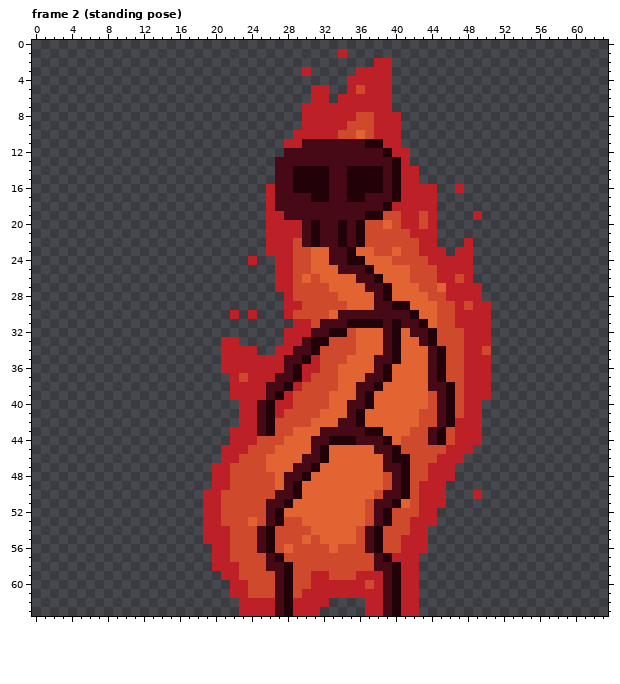
Two states of a pixel-art file, spriteAseprite/persoPrincipal.aseprite. That is the earlier state.
64x64 pixels, 38 frames. Shown: frame 2 (standing pose). The commit also changed other frames, which this record leaves out.
After the commit:
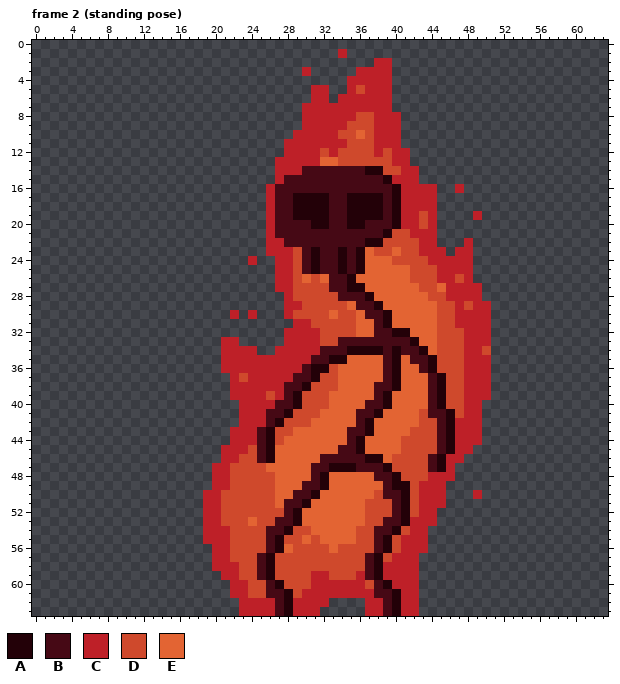
Palette (. is transparent): A #230108  B #460915  C #be2028  D #cf492c  E #e36433
The exact change:
Frame 2 (standing pose), layer "silhouette":
y 11: x 30..38 BBBBBBBAA -> CCCCCDDDC
y 12: x 28..39 BBBBBBBBBBBA -> CCCCDCDDDDCD
y 13: x 27..40 BBBBBBBBBBBBBA -> CCCCCEEDDDDDDC
y 14: x 27..32 BBAAAA -> CCCBBB; x 35..36 AA -> BB; x 39..40 BA -> DD
y 15: x 27 B -> C; x 29..32 AAAA -> BBBB; x 35..40 AAAABA -> BBBBAC
y 16: x 29..32 AAAA -> BBBB; x 35..38 AAAA -> BBBB
y 17: x 29..30 BB -> AA; x 37..38 BB -> AA
y 18: x 29..32 BBBB -> AAAA; x 35..40 BBBBAC -> AAAABA
y 19: x 27 C -> B; x 29..32 BBBB -> AAAA; x 35..36 BB -> AA; x 39..40 DD -> BA
y 20: x 27..29 CCC -> BBB; x 32 B -> A; x 34..35 AB -> BA; x 37..40 DDED -> BBBA
y 21: x 27..29 CCC -> BBB; x 31 A -> B; x 34 A -> B; x 36..39 ADDD -> BBBA
y 22: x 28..29 CD -> BB; x 31 A -> B; x 34 A -> B; x 36..38 ADD -> BAA
y 23: x 30..32 DEE -> BAB; x 34..36 BAE -> ABA
y 24: x 30..32 DEE -> BAB; x 34..35 BA -> AB
y 25: x 30..34 DEEEB -> BABBA; x 36..37 BA -> AE
y 26: x 33..38 EEEBBA -> BBAEEE
y 27: x 33..39 EEEEBBA -> BBAAEEE
y 28: x 34..39 EEEEBA -> BBBAEE
y 29: x 36..41 EEBBAA -> BBAEEE
y 30: x 34..36 BBB -> DDE; x 39..42 BBBA -> AEEE
y 31: x 32..43 BBBAAAABABBA -> DDDDEEBAEEEE
y 32: x 31..34 BBAA -> CDDD; x 38 E -> B; x 41..44 EBBA -> AEEE
y 33: x 30..32 BAA -> CCD; x 34..38 DDEEE -> BBBBB; x 40..44 AEEBA -> BBAEE
y 34: x 29..38 BBADDDDEEE -> CCCBBBAAAA; x 41..45 EEEBA -> BBAED
y 35: x 28..34 BBACDDD -> CCCBBAA; x 38 B -> E; x 42..45 EEBA -> BBAD
y 36: x 28..32 BACCD -> CCBAA; x 38..40 BAE -> EBA; x 43..45 EBA -> BAD
y 37: x 27..31 BBACD -> CCBBA; x 37..40 BBAE -> EEBA
y 38: x 26..30 BBACD -> CCBBA; x 36..40 BBAEE -> EEBBA; x 45..46 BA -> AD
y 39: x 26..29 BACD -> DCBA; x 36..39 BAEE -> EEBA; x 44..46 DBA -> BAD
y 40: x 25..29 BACCD -> CCBBA; x 35..39 BBAEE -> EEBBA; x 44..46 DBA -> BAD
y 41: x 25..28 BACD -> CBBA; x 35..38 BAEE -> EBBA; x 44 D -> B
y 42: x 25..27 BAD -> CBA; x 34..37 BBAE -> EEBA
y 43: x 32..34 BBB -> EEE; x 38 A -> E; x 44..46 BAD -> DBA
y 44: x 25..26 DD -> BA; x 31..39 BBAAABBBA -> EEEEBAEEE; x 44..46 BAD -> DBA
y 45: x 25..26 DD -> BA; x 31..32 BA -> EE; x 34..36 EEE -> BBA; x 38..40 BBA -> EEE; x 45..46 DC -> BA
y 46: x 25..26 DE -> BA; x 30..41 BBAEEEEEEBAA -> EEBBBBBAAEDD; x 44..45 DC -> BA
y 47: x 29..41 BBAEEEEEEEBBA -> EEBBAAABBBADD; x 44..45 CC -> BA
y 48: x 28..32 BBAEE -> EEEBA; x 38..41 EDBA -> BBAD
y 49: x 28..32 BAEEE -> EEBBA; x 39..40 DB -> BA
y 50: x 27..31 BBAEE -> EEBBA
y 51: x 26..30 BBAEE -> DEBBA; x 38..41 BBAE -> DDBA
y 52: x 26..29 BAEE -> DDBA; x 38..41 BADD -> DDBA
y 53: x 26..29 BADD -> DBBA; x 38..41 BADD -> DBBA
y 54: x 25..28 BADD -> DBBA; x 37..40 BADD -> DBBA
y 55..56: x 25..27 BAD -> DBA; x 37..39 BAD -> DBA
y 57: x 25..27 DBA -> BAD; x 37..39 DBA -> BAD
y 58: x 25..28 DBBA -> BADD; x 37..40 DBBA -> BACC
y 59: x 25..28 DDBA -> BADD; x 37..40 CCBA -> BACC
y 60: x 26..28 DBA -> BAD; x 38..40 CBA -> BAC
y 61: x 26 D -> B; x 38 C -> B
